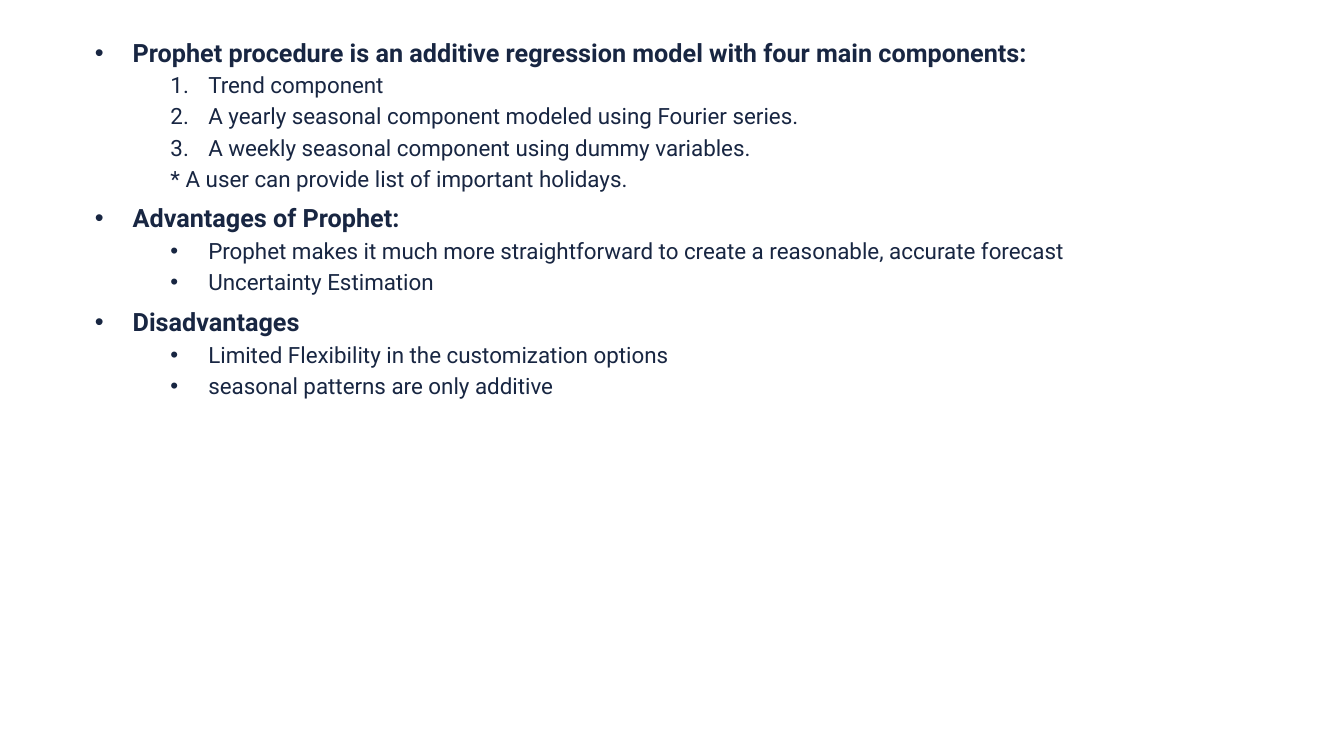
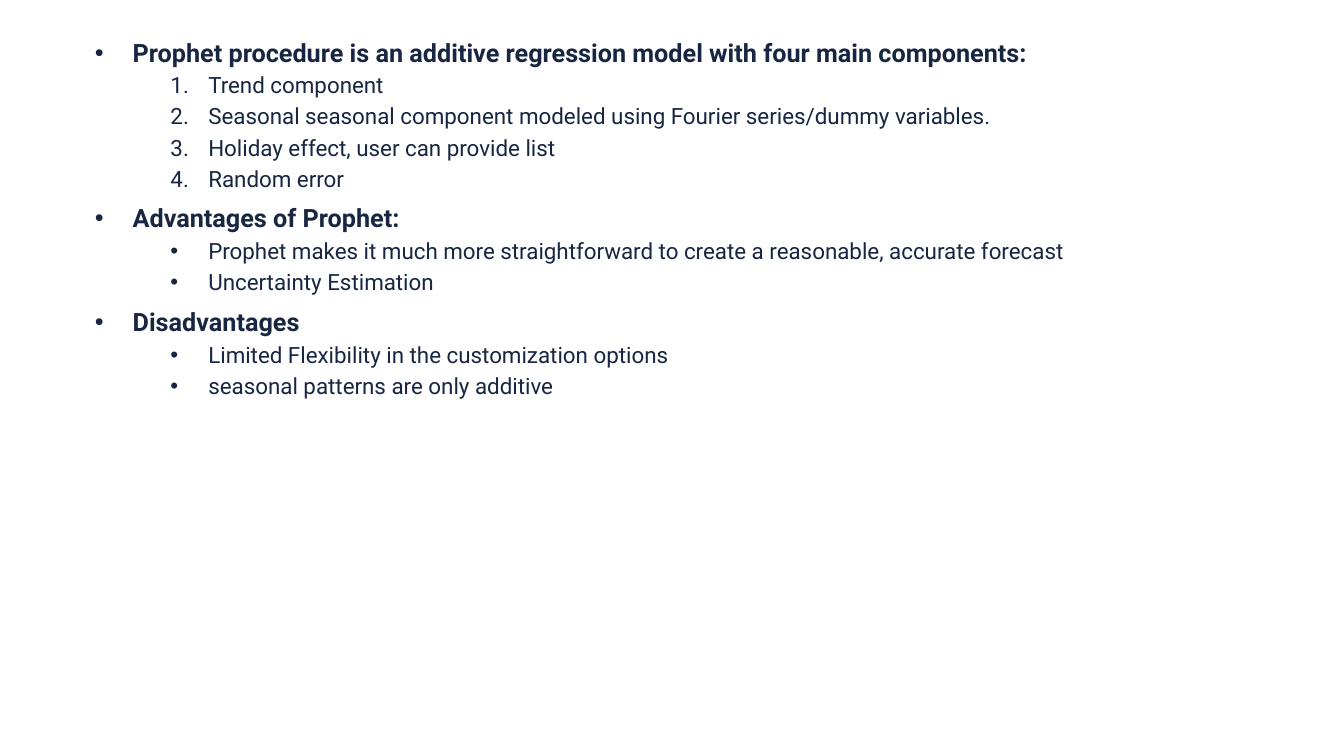
Before and after one commit to silviufilote/S4HDD, a slide deck: slide 13 of Time series project/documentation/slides.pptx. Drawn at 1344x756 pixels with LibreOffice and Linux fonts; fonts in the diff are those of the drawing; background and template pictures are left out. Boxes give left, top, right and bottom in pixels: in the first picture for what was removed or moved away, otherwise in the second. Text is boxed around its words. In the diff, an @@ line names an element or a change of style, - is before the commit and + after.

```diff
--- a/Time series project/documentation/slides.pptx
+++ b/Time series project/documentation/slides.pptx
@@ text at (x1=208, y1=107, x2=990, y2=188): text changed @@
-  2. A yearly seasonal component modeled using Fourier series.
-  3. A weekly seasonal component using dummy variables.
-  * A user can provide list of important holidays.
+  2. Seasonal seasonal component modeled using Fourier series/dummy variables.
+  3. Holiday effect, user can provide list
+  4. Random error
```
Also in this commit, not shown: 5 other slides changed, 3 other files.
